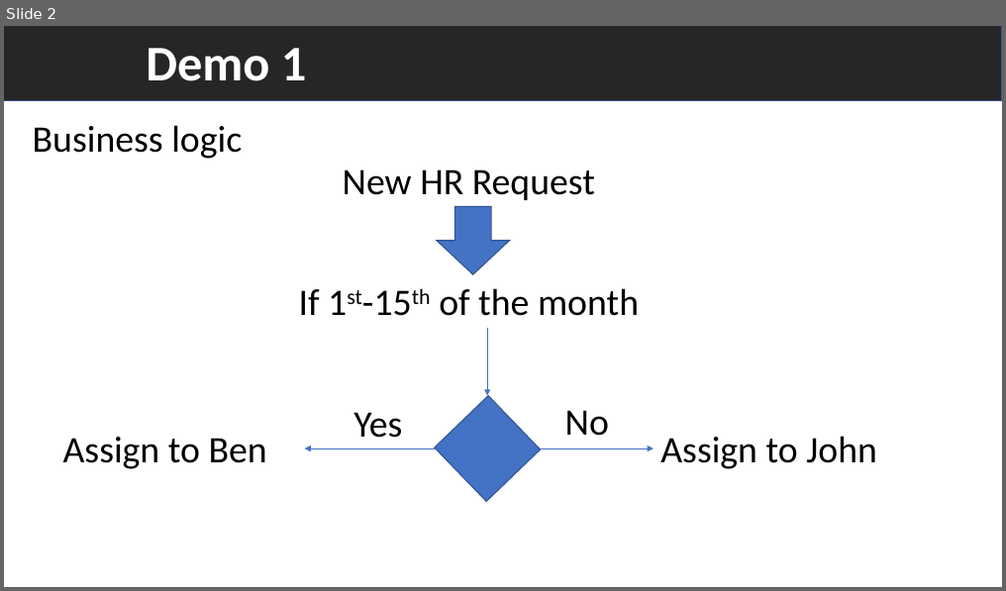
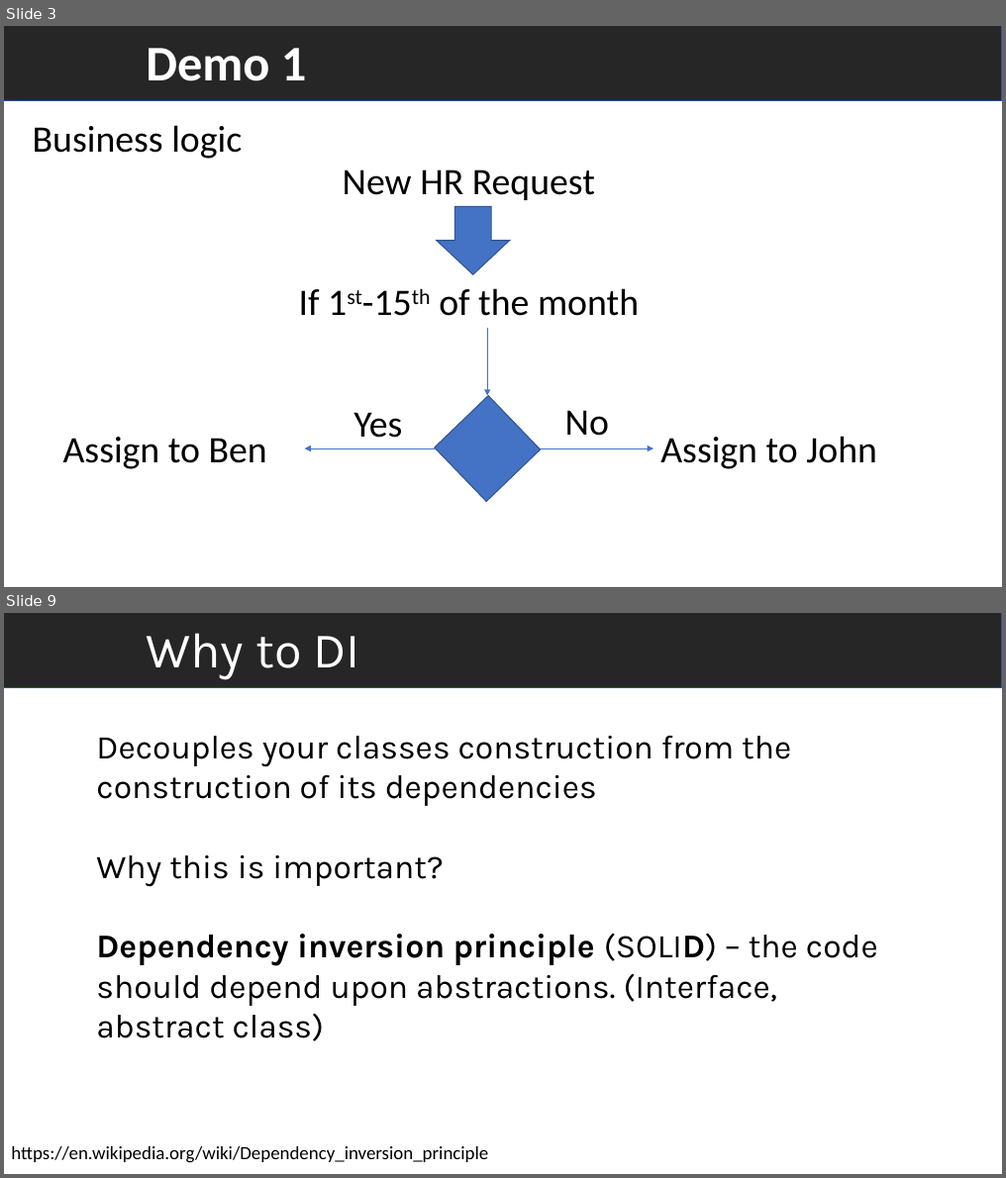
Before and after one commit to VelinGeorgiev/Introduction-Dependency-Injection-ASP.NET-Core, a slide deck: Dependency_Injection.pptx. Shown one above the other, each under a label of ours: slide 2 before the commit, slides 3 and 9 after it; the slides between them are not shown. The pictures are 1006x591 and 1006x1178 pixels, drawn with LibreOffice and Linux fonts; fonts in the diff are those of the drawing. Boxes give left, top, right and bottom in pixels: in the first picture for what was removed or moved away, otherwise in the second. Text is boxed around its words. In the diff, an @@ line names an element or a change of style, - is before the commit and + after.

```diff
--- a/Dependency_Injection.pptx
+++ b/Dependency_Injection.pptx
@@ slide 9 added at bbox=[4, 613, 1002, 1174], background #FFFFFF @@
@@ rectangle added at bbox=[4, 613, 1002, 688], fill #262626, outline #325491 1 pt @@
@@ text added at bbox=[146, 633, 360, 679], 48 pt, text #FFFFFF @@
+Why to DI
@@ text added at bbox=[96, 736, 878, 1042], 32 pt, text #000000 @@
+Decouples your classes construction from the construction of its dependencies
+Why this is important?
+Dependency inversion principle (SOLID) – the code should depend upon abstractions. (Interface, abstract class)
@@ text added at bbox=[11, 1147, 488, 1163], 18 pt, text #000000 @@
+https://en.wikipedia.org/wiki/Dependency_inversion_principle
@@ what was slide 2 is now slide 3 @@
```
Also in this commit, not shown: 3 slides changed, 11 other slides added.
